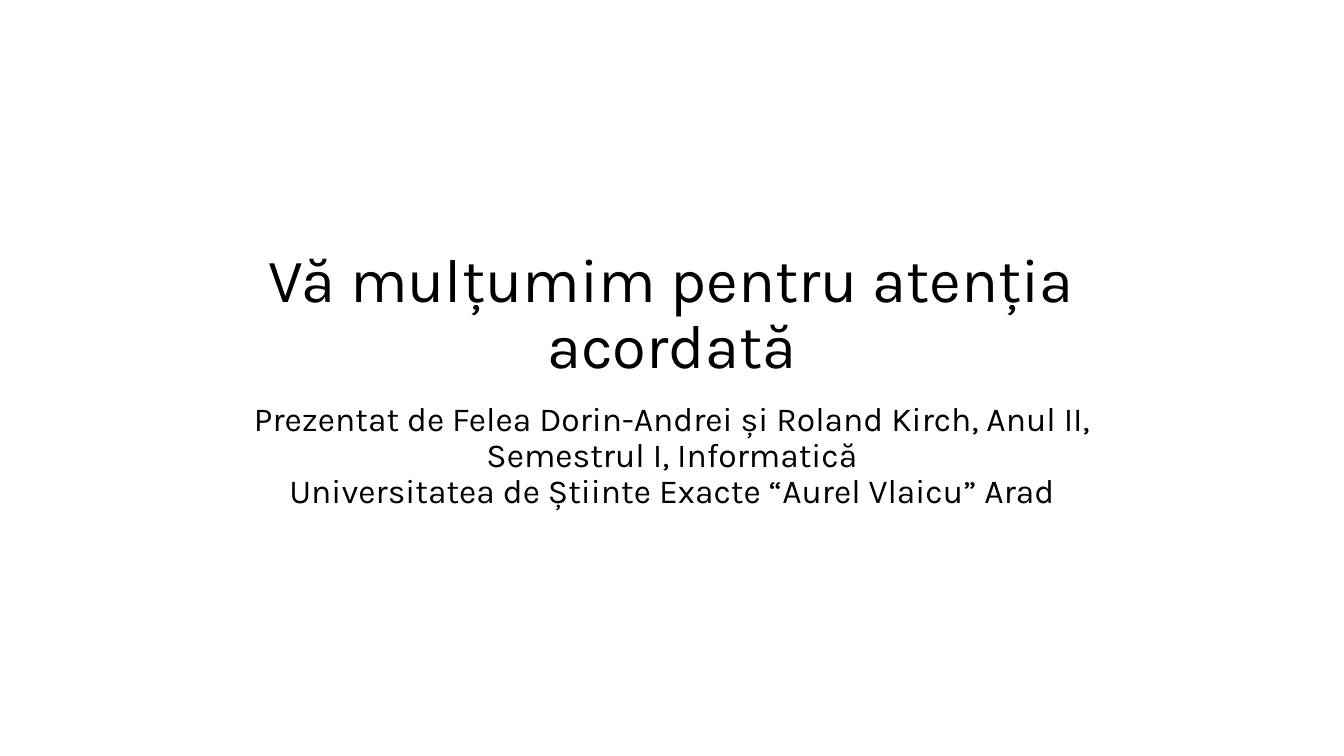
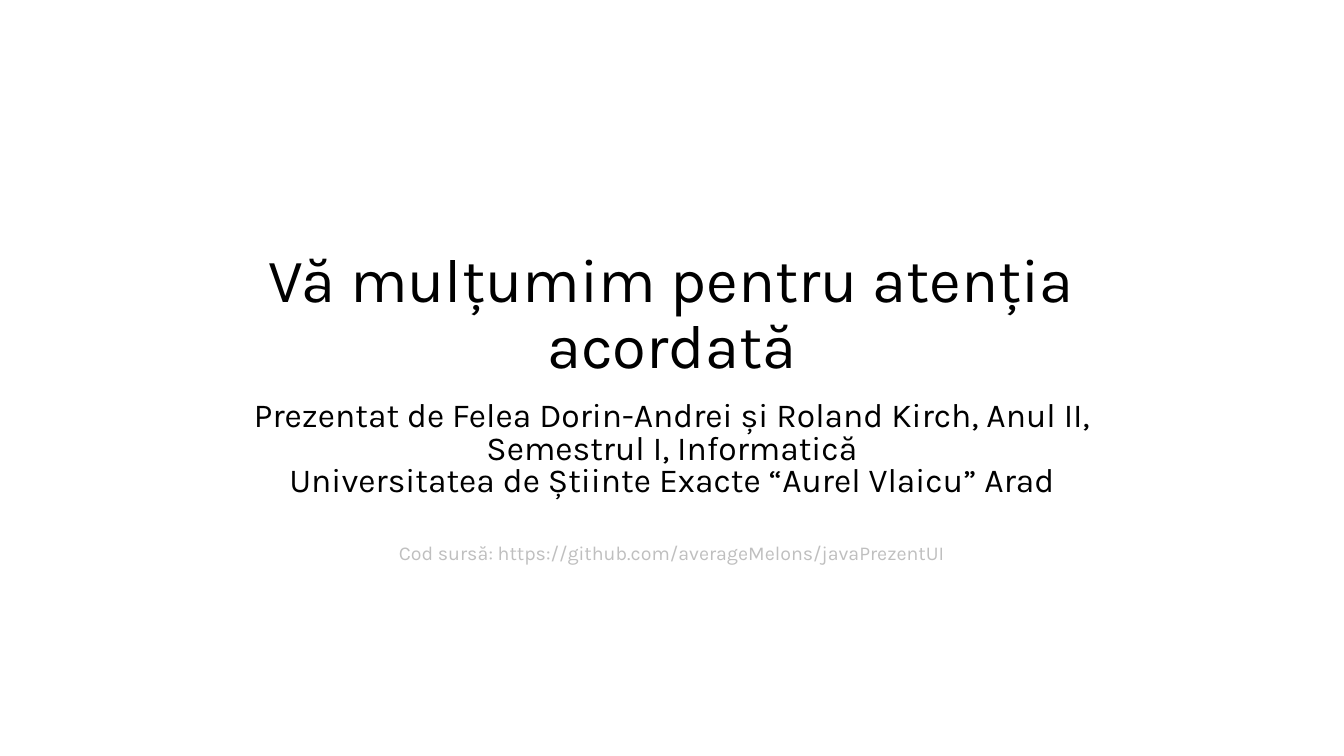
Before and after one commit to averageMelons/javaPrezentUI, a slide deck: slide 10 of ppt.pptx. Drawn at 1344x756 pixels with LibreOffice and Linux fonts; fonts in the diff are those of the drawing. Boxes give left, top, right and bottom in pixels: in the first picture for what was removed or moved away, otherwise in the second. Text is boxed around its words. In the diff, an @@ line names an element or a change of style, - is before the commit and + after.

```diff
--- a/ppt.pptx
+++ b/ppt.pptx
@@ subtitle at box(254, 404, 1090, 500): line spacing 0.9 to 0.8 @@
@@ subtitle at box(399, 546, 945, 565): paragraph added @@
+Cod sursă: https://github.com/averageMelons/javaPrezentUI
```
Also in this commit, not shown: 1 other slide changed.
